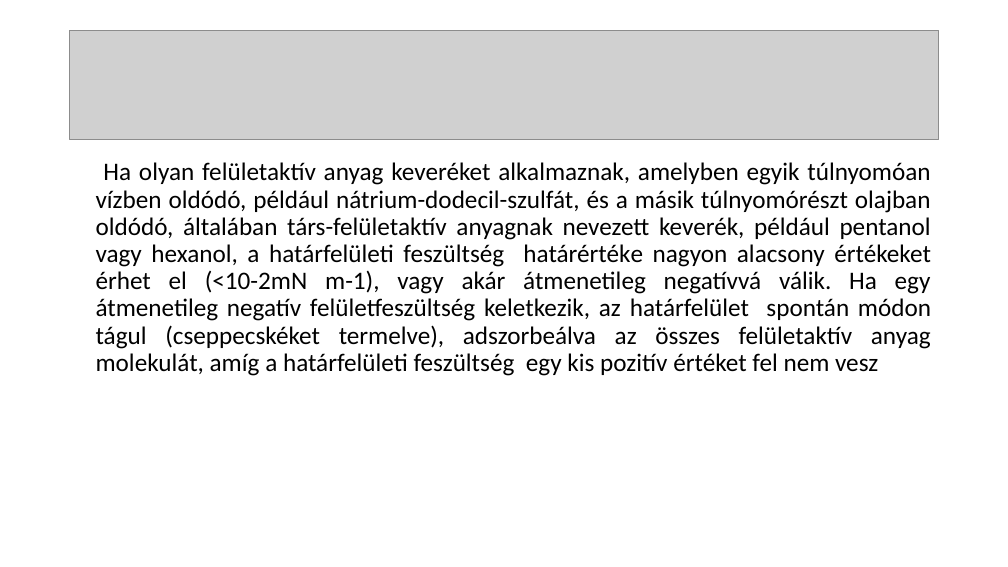
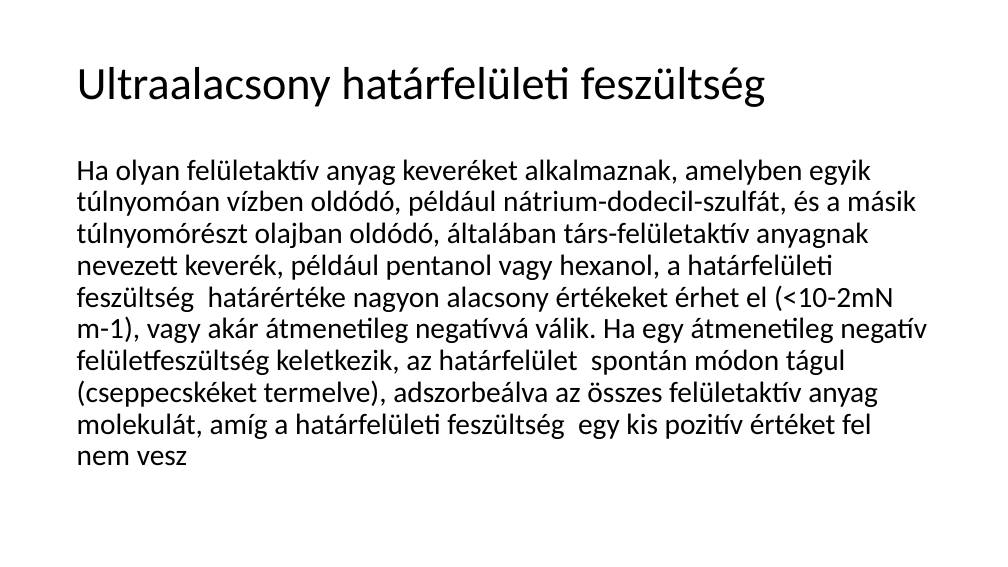
Before and after one commit to LilianaBohus/chemistry-presenations, a slide deck: slide 44 of oil-based-suspensions.ppt. Drawn at 1008x567 pixels with LibreOffice and Linux fonts; fonts in the diff are those of the drawing; grey boxes stand for pictures. Boxes give left, top, right and bottom in pixels: in the first picture for what was removed or moved away, otherwise in the second. Text is boxed around its words. In the diff, an @@ line names an element or a change of style, - is before the commit and + after.

```diff
--- a/oil-based-suspensions.ppt
+++ b/oil-based-suspensions.ppt
@@ picture removed at (70,30,938,140) @@
@@ title added at (77,67,766,107), 44 pt, text #000000 @@
+Ultraalacsony határfelületi feszültség
@@ text "Ha olyan felületaktív anyag keveréket ..." at (77,159,927,466): size 24 to 28 pt; alignment justified to left; indent changed @@
```
Also in this commit, not shown: 8 other slides changed, 1 slide added, 1 slide removed.
